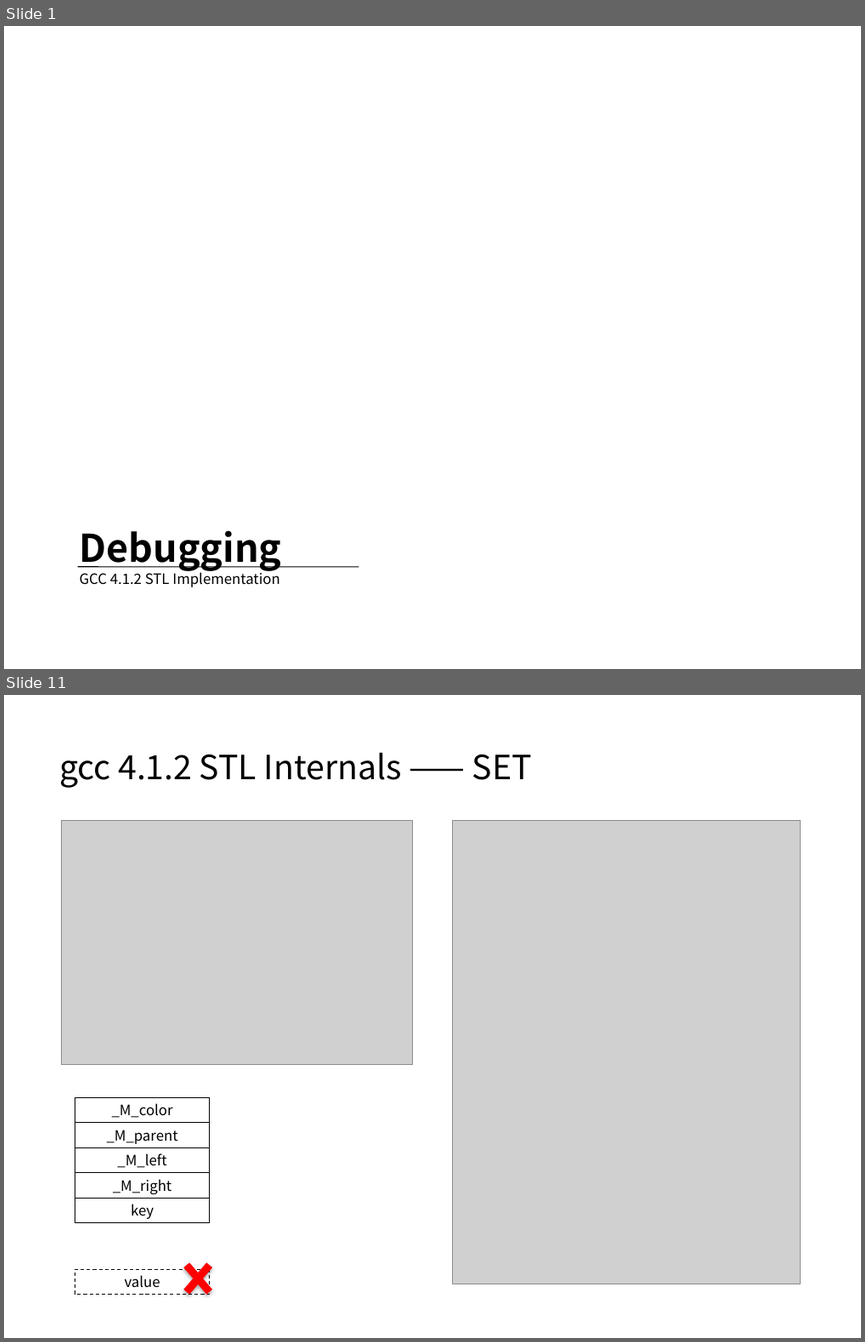
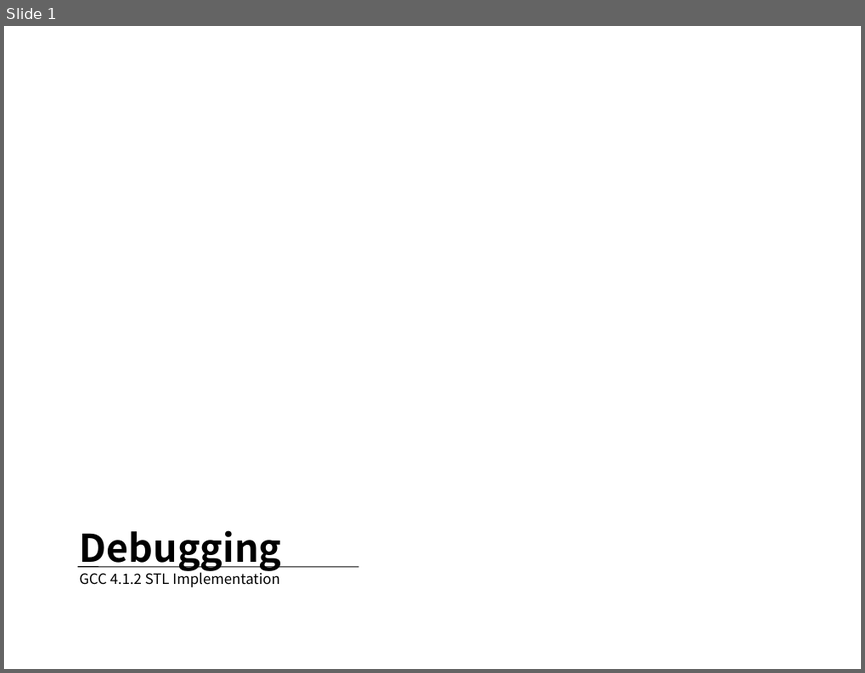
Before and after one commit to mir1128/GDBTraining, a slide deck: session2/Debugging Workshop 2.pptx. Shown one above the other, each under a label of ours: slides 1 and 11 before the commit, slide 1 after it; the slides between them are not shown. The pictures are 865x1342 and 865x673 pixels, drawn with LibreOffice and Linux fonts; fonts in the diff are those of the drawing; grey boxes stand for pictures; background and template pictures are left out. Boxes give left, top, right and bottom in pixels: in the first picture for what was removed or moved away, otherwise in the second. Text is boxed around its words. In the diff, an @@ line names an element or a change of style, - is before the commit and + after.

```diff
--- a/session2/Debugging Workshop 2.pptx
+++ b/session2/Debugging Workshop 2.pptx
@@ slide 11 removed at bbox=[4, 695, 861, 1338], background #FFFFFF @@
@@ text removed at bbox=[59, 752, 532, 788] @@
-gcc 4.1.2 STL Internals —— SET
@@ picture removed at bbox=[62, 821, 412, 1065] @@
@@ picture removed at bbox=[453, 821, 800, 1283] @@
@@ group removed at bbox=[75, 1097, 210, 1223]: 5 rectangles @@
-_M_color
-_M_parent
-_M_left
-_M_right
-key
@@ cross removed at bbox=[177, 1253, 220, 1304] @@
@@ rectangle removed at bbox=[75, 1269, 210, 1294] @@
-value
```
Also in this commit, not shown: 1 slide changed, 2 slides added, 9 other slides removed, 8 other files.
